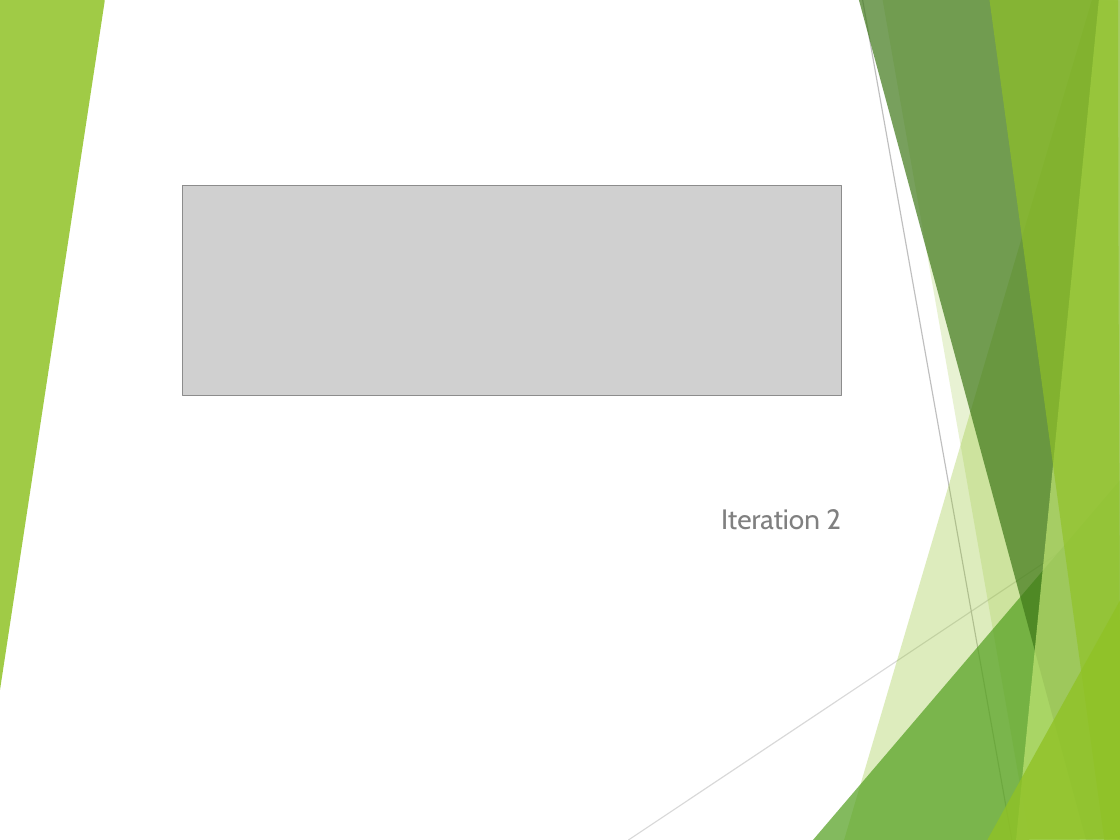
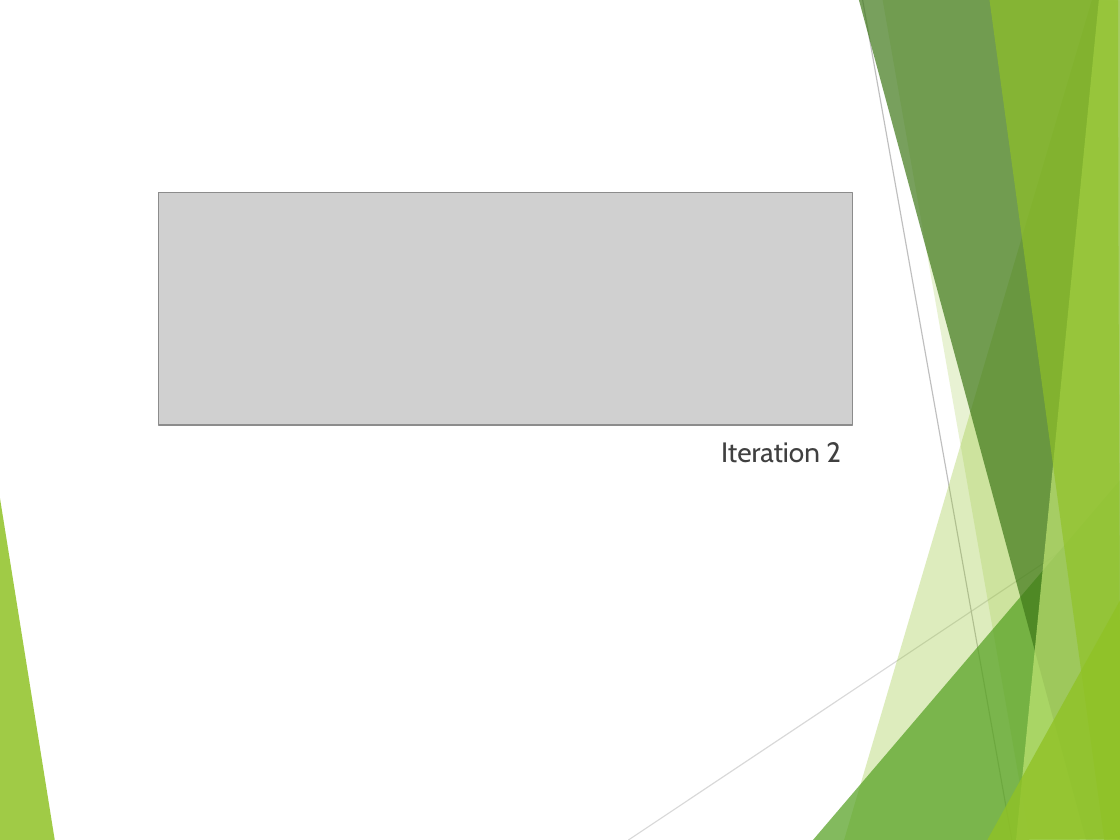
Before and after one commit to sandeepnukala1990/EDUkid, a slide deck: slide 1 of Documents/Iteration 2/EDUkid-Iteration2.pptx. Drawn at 1120x840 pixels with LibreOffice and Linux fonts; fonts in the diff are those of the drawing; grey boxes stand for pictures. Boxes give left, top, right and bottom in pixels: in the first picture for what was removed or moved away, otherwise in the second. Text is boxed around its words. In the diff, an @@ line names an element or a change of style, - is before the commit and + after.

Commit message:
Presentation update
again...

```diff
--- a/Documents/Iteration 2/EDUkid-Iteration2.pptx
+++ b/Documents/Iteration 2/EDUkid-Iteration2.pptx
@@ freeform shape removed at (x1=0, y1=0, x2=104, y2=697) @@
@@ picture resized from (x1=183, y1=186, x2=841, y2=395) to (x1=158, y1=193, x2=851, y2=426) @@
@@ text "Iteration 2" moved from (x1=721, y1=509, x2=841, y2=529) to (x1=721, y1=442, x2=841, y2=463) @@
@@ text "Iteration 2" at (x1=721, y1=442, x2=841, y2=463): text colour #808080 to #404040 @@
@@ freeform shape added at (x1=0, y1=492, x2=55, y2=840), fill #90C226 at 85% opacity @@
```
